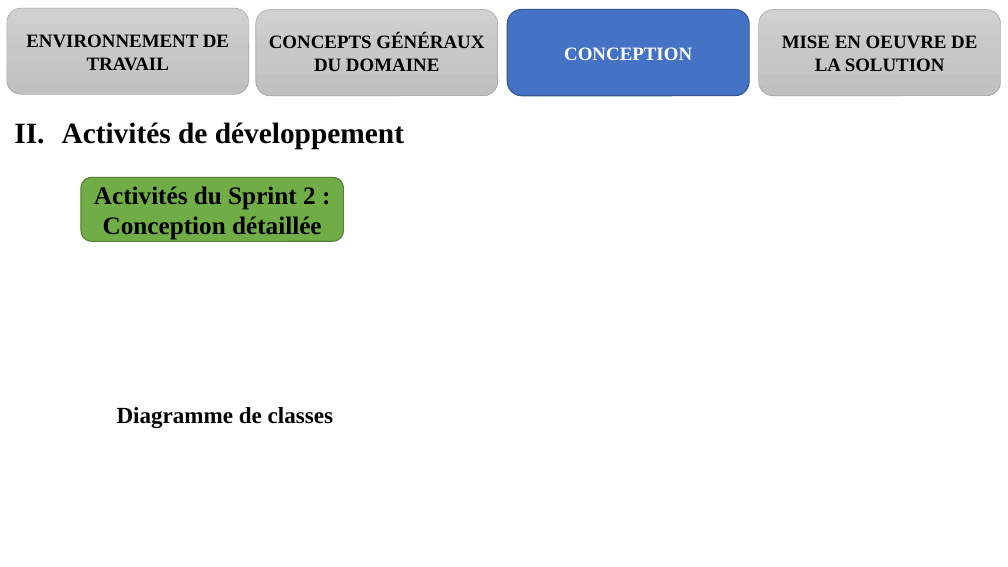
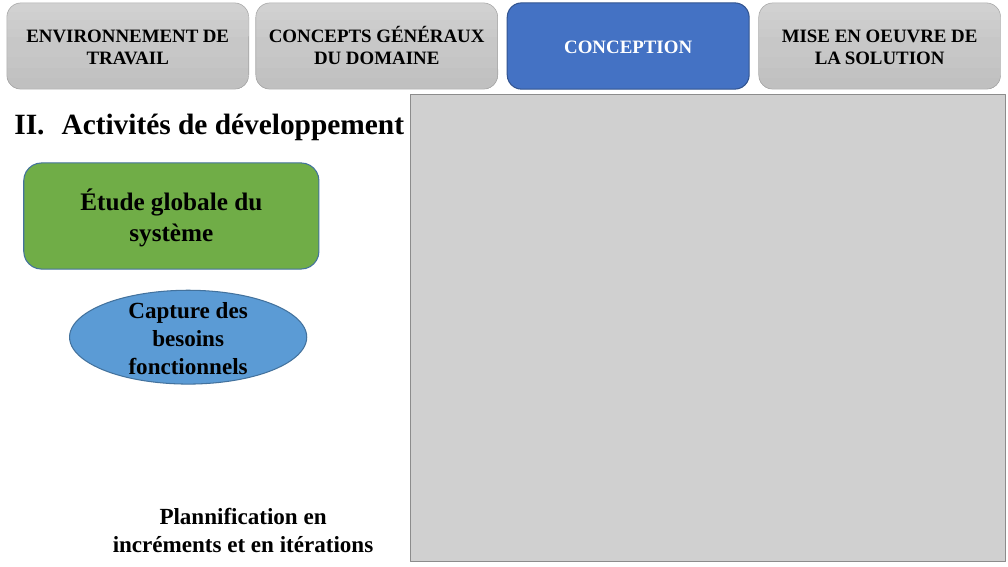
Before and after one commit to melaken/distdocs, a slide deck: slide 17 of Documents/theme/diapo.pptx (slide 23 before the commit). Drawn at 1008x567 pixels with LibreOffice and Linux fonts; fonts in the diff are those of the drawing; grey boxes stand for pictures. Boxes give left, top, right and bottom in pixels: in the first picture for what was removed or moved away, otherwise in the second. Text is boxed around its words. In the diff, an @@ line names an element or a change of style, - is before the commit and + after.

```diff
--- a/Documents/theme/diapo.pptx
+++ b/Documents/theme/diapo.pptx
@@ 4 rounded rectangles: place and size @@
-4 rounded rectangles at (7, 8, 1001, 95)
+4 rounded rectangles at (7, 3, 1001, 89)
@@ text "Activités de développement": place and size @@
-text "Activités de développement" at (62, 122, 404, 150)
+text "Activités de développement" at (62, 113, 404, 140)
@@ picture added at (411, 95, 1006, 562) @@
@@ rounded rectangle added at (23, 163, 318, 269), fill #70AD47, outline #43739E 1 pt, 24 pt, text #000000, bold @@
+Étude globale du système
@@ rounded rectangle removed at (81, 178, 343, 242) @@
-Activités du Sprint 2 :
-Conception détaillée
@@ ellipse added at (70, 290, 307, 384), fill #5B9BD5, outline #43739E 1 pt, 22 pt, text #000000, bold @@
+Capture des besoins fonctionnels
@@ text removed at (117, 407, 333, 428) @@
-Diagramme de classes
@@ text added at (113, 507, 373, 553), 22 pt, text #000000, bold @@
+Plannification en incréments et en itérations
```
Also in this commit, not shown: 15 other slides changed, 2 slides removed, 6 other files.
